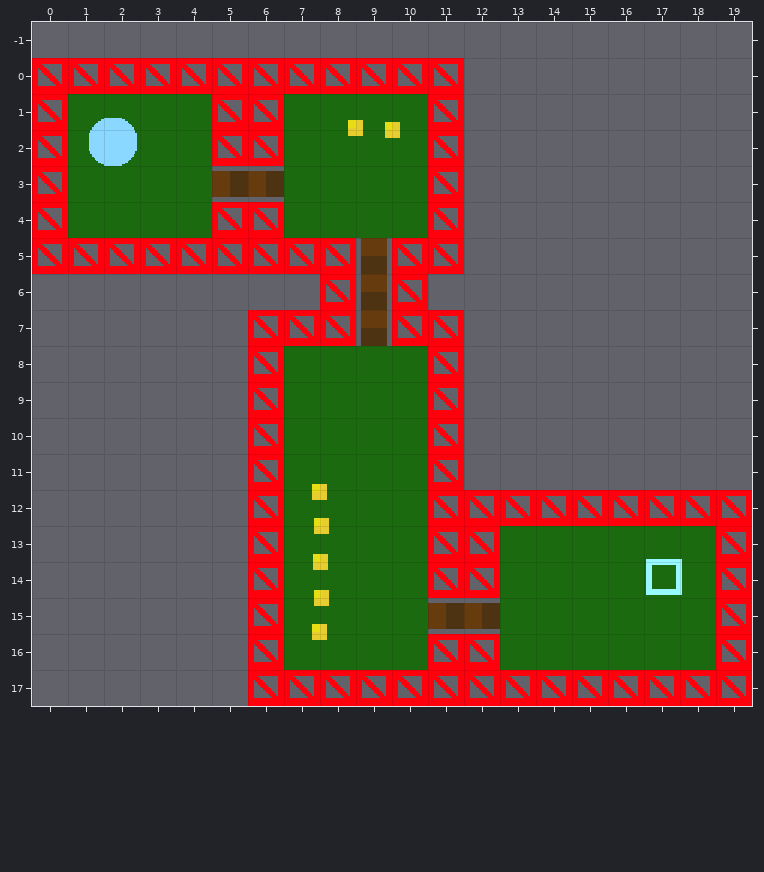
An edit to a level. Tiled map (JSON), assets/levels/level2.json. The picture above was drawn from the file before the commit.
Cells are 24x24 px. Shown: x 0..19, y -1..17.
Once edited:
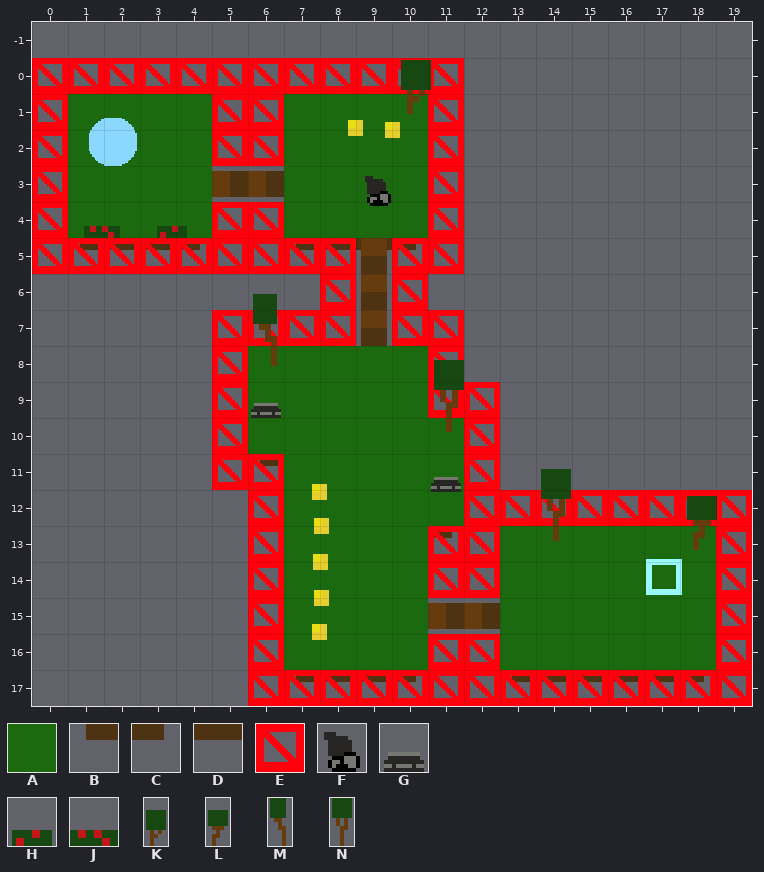
Key: from "base": A 0, B 3, C 4, D 6; from "collision": E 0; from "enemy_bomb": F 0; from "enemy_sheet": G 0; from "scenery": H 0 "bush3", J 1 "bush2", K 3 "tree3", L 4 "tree4", M 5 "tree2", N 6 "tree1".
_ is an empty cell, . an unchanged one.
Objects are placed by their top-left corner, in cells (3,4 is the top-left corner of cell 3,4); size is 1x1 cell unless given.
Tiles of an added or newly shown layer are drawn over the layers below it.
From old to new:
--- layer "background" (added)
@@ x 1..10 @@
- 5 ____..____
+ 5 BDDC..BDDC
@@ x 6..6 @@
-11 _
+11 B
@@ x 11..11 @@
-13 _
+13 C
@@ x 7..18 @@
-17 ____..______
+17 BDDC..BDDDDC
--- layer "base"
@@ x 6..11 @@
- 8 _.....
- 9 _.....
-10 _...._
-11 ....._
-12 ....._
+ 8 A.....
+ 9 A.....
+10 A....A
+11 .....A
+12 .....A
--- layer "collision"
@@ x 5..12 @@
- 7 _.......
- 8 _E......
- 9 _E....._
-10 _E....E_
-11 _.....E_
-12 ......E.
+ 7 E.......
+ 8 E_......
+ 9 E_.....E
+10 E_...._E
+11 E....._E
+12 ......_.
--- layer "objects"
+K "tree" at 10.2,-0.5 size 1x2
+F "bouncer" at 9.1,3.1
+J "bush" at 1.5,4
+H "bush" at 3.4,4
+M "tree" at 6,6.5 size 1x2
+G "turret" at 6,9
+N "tree" at 11.1,8.4 size 1x2
+G "turret" at 11,11
+N "tree" at 14,11.4 size 1x2
+L "tree" at 18.1,11.7 size 1x2
